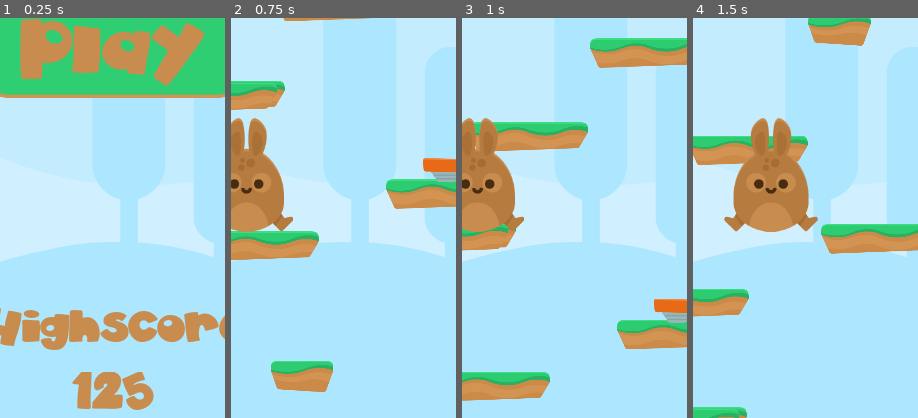
Above: before the commit, frames 1-4 (left to right).
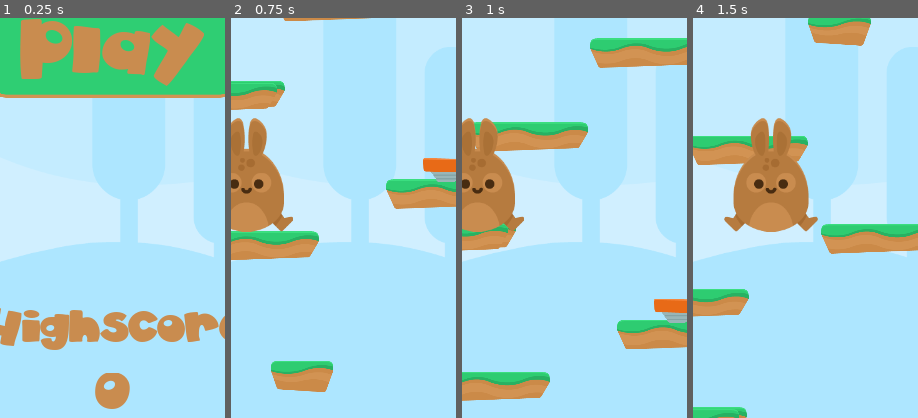
Above: after the commit, the same moments.

Repository: avodhel/Godot-Learn-Projects
Game: Godot game, scene res://Scenes/Menu.tscn
Two runs of this game, one before a commit and one after it. Both use one fixed random seed, a clock stepped at 60 frames per second and the inputs below.
Inputs:
- Up to frame 1 (0.25 s): no input
- Up to frame 2 (0.75 s): click "Play" at 0.5 s
- Up to frame 3 (1 s): no input
- Up to frame 4 (1.5 s): tap Enter (ui_accept) at 1.25 s; hold Right (ui_right) from 1.28 s (still down)
The pictures show only the part of the screen within x 25-75%, y 46-96%; the shares and areas given below are measured in that part.

The runs differ from the first frame. In frame 1, 1.9% of the frame differs, in the area x 32-69%, y 88-98%; in frame 2, nothing differs; in frame 3, nothing differs; in frame 4, nothing differs.

Commit message:
Platform Jump v0.16(creating PlayerData script for Highscore)

Diff:
--- a/Platform Jump/Scenes/Game.tscn
+++ b/Platform Jump/Scenes/Game.tscn
@@ -36,6 +36,7 @@
 position = Vector2( 204.055, 486.142 )
 
 [node name="UI" type="CanvasLayer" parent="."]
+editor/display_folded = true
 layer = 5
 
 [node name="Score" type="RichTextLabel" parent="UI"]
--- a/Platform Jump/Scripts/Menu.gd
+++ b/Platform Jump/Scripts/Menu.gd
@@ -1,4 +1,10 @@
 extends Node
+
+onready var highscore = $Highscore
+
+func _ready():
+	var highscore_value = str($"/root/PlayerData".load_highscore())
+	highscore.bbcode_text = "[center]"+ highscore_value +"[/center]"
 
 func _on_PlayButton_pressed():
 	$"/root/LevelManager".change_scene("Game")
--- a/Platform Jump/Scripts/Player.gd
+++ b/Platform Jump/Scripts/Player.gd
@@ -67,7 +67,8 @@
 
 func die():
 #	yield(get_tree().create_timer(2), "timeout")
-	get_tree().reload_current_scene()
+	$"/root/PlayerData".save_highscore(score) #save highscore
+	$"/root/LevelManager".change_scene("Menu") #back to the menu
 
 func _increment_gravity(delta):
 	current_gravity += GRAVITY_INCREMENT * delta
--- /dev/null
+++ b/Platform Jump/Scripts/PlayerData.gd
@@ -0,0 +1,26 @@
+extends Node
+
+const SAVE_FILE_PATH = "user://playerdata.save"
+
+func save_highscore(score):
+	if load_highscore() > score:
+		return
+
+	var save_file = File.new()
+	save_file.open(SAVE_FILE_PATH, File.WRITE)
+	var data = {
+		highscore = score
+	}
+	save_file.store_line(to_json(data))
+	save_file.close()
+
+func load_highscore():
+	var save_file = File.new()
+	if !save_file.file_exists(SAVE_FILE_PATH):
+		return 0
+
+	var highscore
+
+	save_file.open(SAVE_FILE_PATH, File.READ)
+	var data  = parse_json(save_file.get_line())
+	return data["highscore"]
--- a/Platform Jump/project.godot
+++ b/Platform Jump/project.godot
@@ -22,6 +22,7 @@
 [autoload]
 
 LevelManager="*res://Scripts/LevelManager.gd"
+PlayerData="*res://Scripts/PlayerData.gd"
 
 [display]
 
